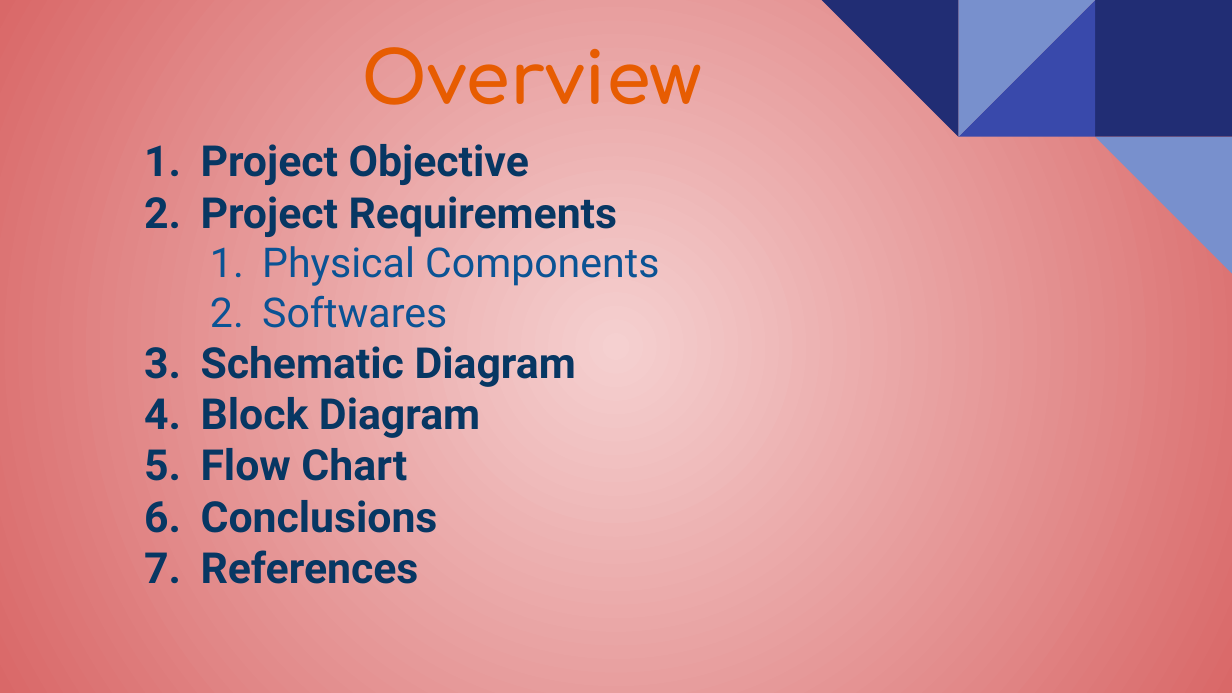
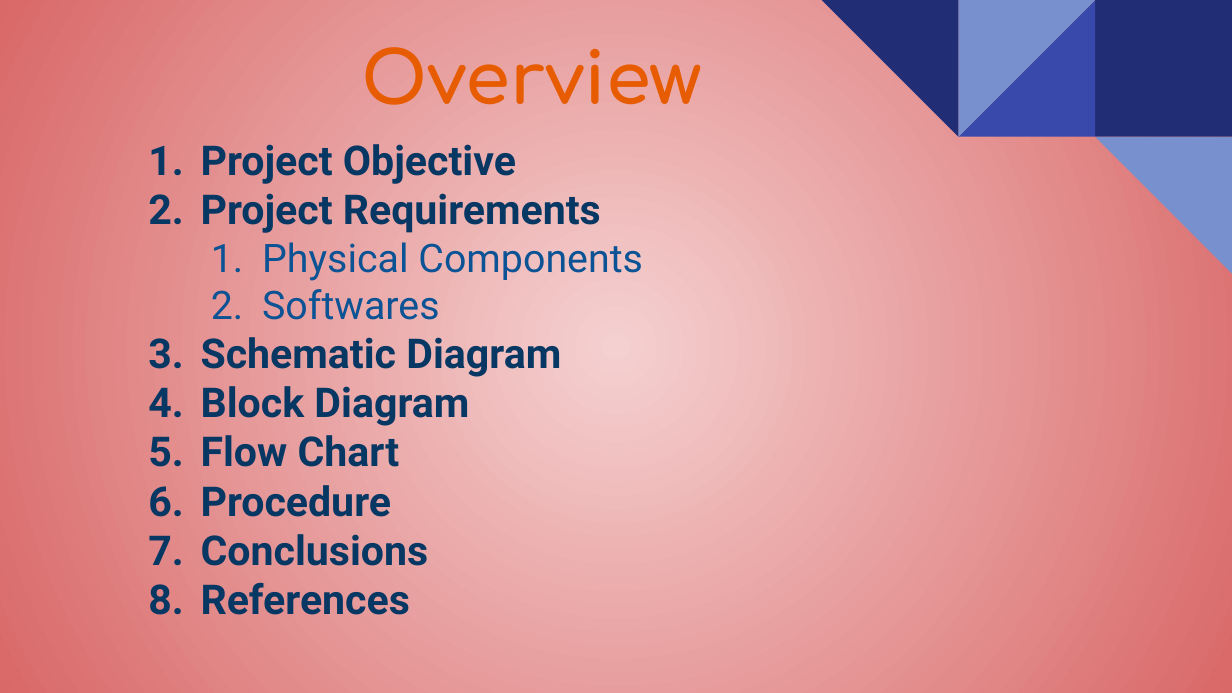
Before and after one commit to snehaljha/mini-project, a slide deck: slide 2 of EC 1309- Measurement & Instrumentation/MI Project Orig.pptx. Drawn at 1232x693 pixels with LibreOffice and Linux fonts; fonts in the diff are those of the drawing. Boxes give left, top, right and bottom in pixels: in the first picture for what was removed or moved away, otherwise in the second. Text is boxed around its words. In the diff, an @@ line names an element or a change of style, - is before the commit and + after.

```diff
--- a/EC 1309- Measurement & Instrumentation/MI Project Orig.pptx
+++ b/EC 1309- Measurement & Instrumentation/MI Project Orig.pptx
@@ subtitle at box(201, 144, 643, 615): size 25 to 24 pt in "Project Objective", "Project Requirements", "Schematic Diagram", "Block Diagram" and 3 more places; size 24 to 23 pt in "Physical Components", "Softwares"; indent changed @@
@@ subtitle at box(201, 485, 392, 517): paragraph added @@
+6. Procedure
```
Also in this commit, not shown: 14 other slides changed, 1 slide added, 1 slide removed, 2 other files.
